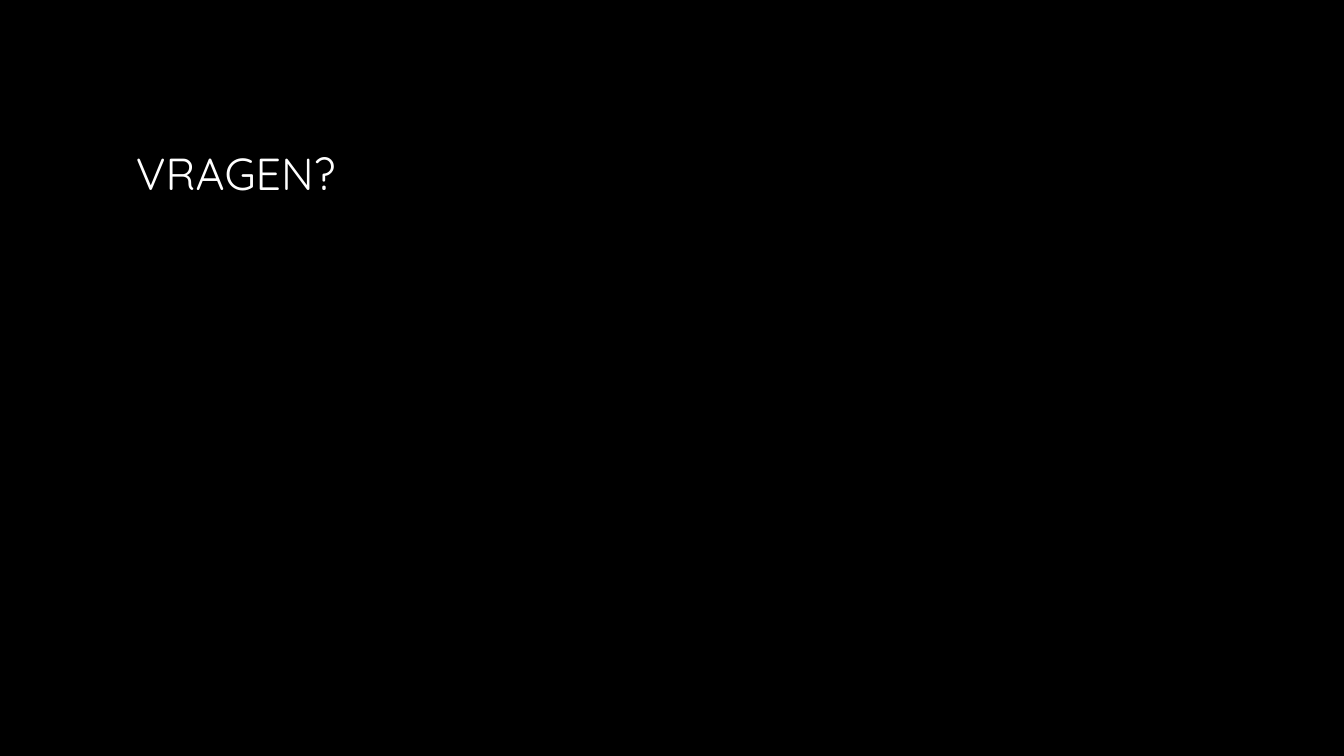
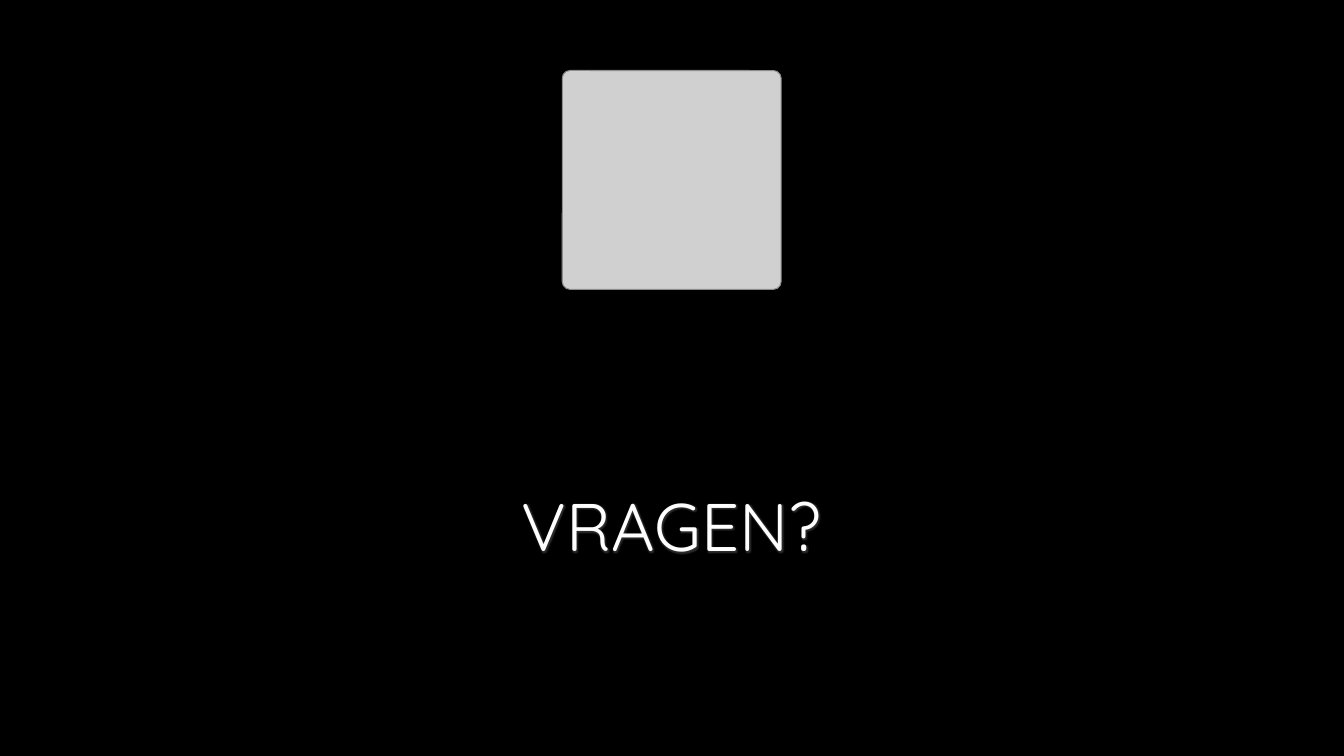
Before and after one commit to Matthijs-Hart/Project-5-6---Floating-Farm, a slide deck: slide 9 of Presentaties/Sprint 1.pptx. Drawn at 1344x756 pixels with LibreOffice and Linux fonts; fonts in the diff are those of the drawing; grey boxes stand for pictures; background and template pictures are left out. Boxes give left, top, right and bottom in pixels: in the first picture for what was removed or moved away, otherwise in the second. Text is boxed around its words. In the diff, an @@ line names an element or a change of style, - is before the commit and + after.

```diff
--- a/Presentaties/Sprint 1.pptx
+++ b/Presentaties/Sprint 1.pptx
@@ picture added at <box>563,71,781,289</box> @@
@@ title "VRAGEN?": place and size @@
-title "VRAGEN?" at <box>136,157,336,191</box>
+title "VRAGEN?" at <box>522,501,821,553</box>
@@ title "VRAGEN?" at <box>522,501,821,553</box>: size 32 to 48 pt; alignment left to centre; vertical alignment middle to bottom @@
```
Also in this commit, not shown: 1 other slide changed.
